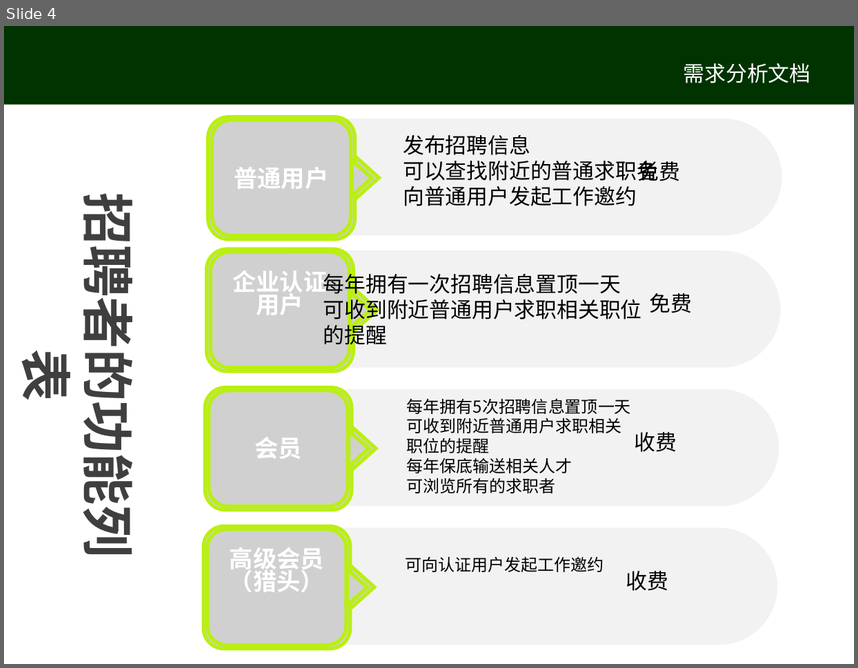
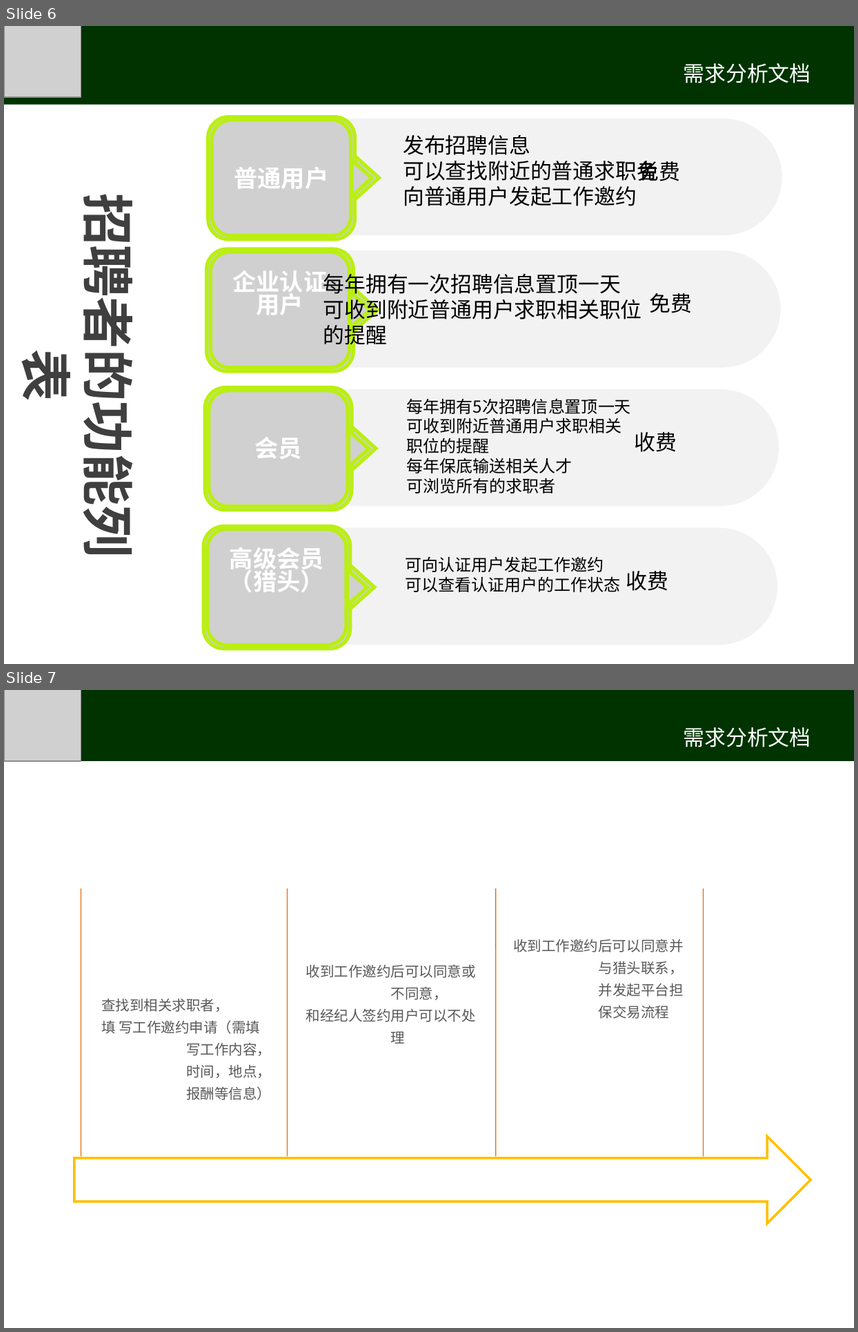
Before and after one commit to libai/doc, a slide deck: ppt/需求分析.ppt. Shown one above the other, each under a label of ours: slide 4 before the commit, slides 6 and 7 after it. The pictures are 858x668 and 858x1332 pixels, drawn with LibreOffice and Linux fonts; fonts in the diff are those of the drawing; grey boxes stand for pictures; background and template pictures are left out. Boxes give left, top, right and bottom in pixels: in the first picture for what was removed or moved away, otherwise in the second. Text is boxed around its words. In the diff, an @@ line names an element or a change of style, - is before the commit and + after.

```diff
--- a/ppt/需求分析.ppt
+++ b/ppt/需求分析.ppt
@@ slide 7 added at (4, 690, 854, 1328), background #FFFFFF @@
@@ rectangle added at (4, 690, 854, 761), fill #003300 @@
@@ picture added at (4, 690, 81, 760) @@
@@ text added at (684, 727, 811, 747), 18 pt, text #FFFFFF @@
+需求分析文档
@@ group added at (81, 888, 704, 1156): 4 lines @@
@@ text added at (513, 938, 684, 996), 12 pt, text #595959 @@
+收到工作邀约后可以同意并与猎头联系，并发起平台担保交易流程
@@ text added at (306, 964, 476, 1043), 12 pt, text #595959 @@
+收到工作邀约后可以同意或不同意，
+和经纪人签约用户可以不处理
@@ text added at (383, 972, 468, 1000), 18 pt, text #FFFFFF, bold @@
+您的标题
@@ text added at (101, 998, 271, 1100), 12 pt, text #595959 @@
+查找到相关求职者，
+填 写工作邀约申请（需填写工作内容，时间，地点，报酬等信息）
@@ freeform shape added at (495, 1034, 703, 1156), fill #FFFFFF @@
@@ freeform shape added at (288, 1069, 495, 1156), fill #FFFFFF @@
@@ freeform shape added at (81, 1096, 289, 1156), fill #FFFFFF @@
@@ right arrow added at (74, 1136, 811, 1223), fill #FFFFFF @@
@@ right arrow added at (74, 1136, 811, 1223), fill #FFFFFF, outline #FFC000 2.01 pt @@
@@ what was slide 4 is now slide 6 @@
@@ slide 6 changed as well @@
@@ picture added at (4, 26, 81, 96) @@
@@ text at (405, 576, 620, 592): paragraph added @@
+可以查看认证用户的工作状态
```
Also in this commit, not shown: 5 other slides changed, 4 other slides added, 1 other file.
